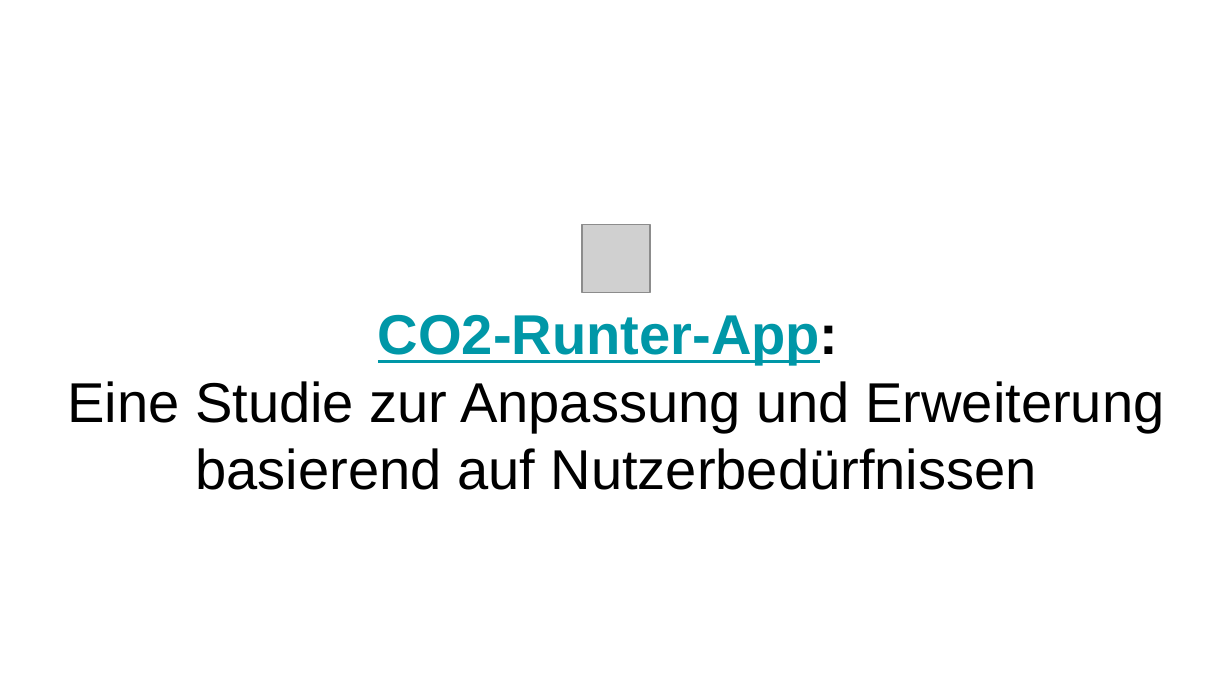
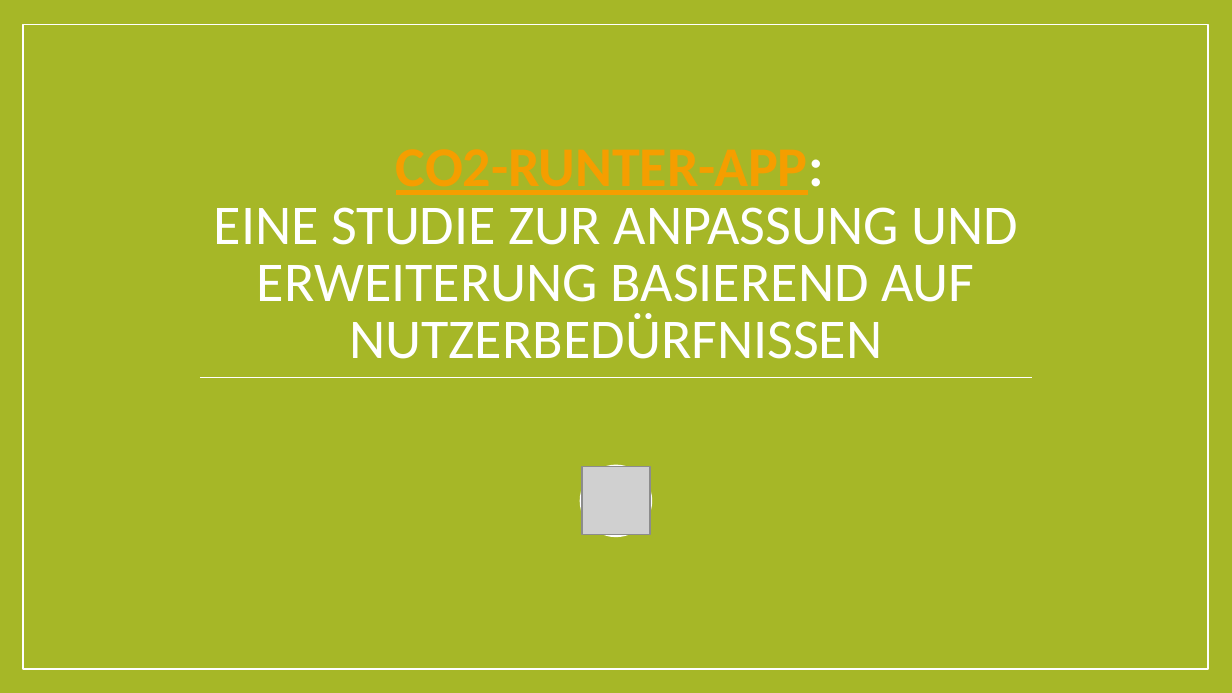
Before and after one commit to BeierKevin/Studienarbeit, a slide deck: slide 1 of release/CO2runter.pptx. Drawn at 1232x693 pixels with LibreOffice and Linux fonts; fonts in the diff are those of the drawing; grey boxes stand for pictures. Boxes give left, top, right and bottom in pixels: in the first picture for what was removed or moved away, otherwise in the second. Text is boxed around its words. In the diff, an @@ line names an element or a change of style, - is before the commit and + after.

Commit message:
updated presi design

```diff
--- a/release/CO2runter.pptx
+++ b/release/CO2runter.pptx
@@ background #FFFFFF to #A6B727 @@
@@ rectangle added at (x1=23, y1=25, x2=1209, y2=669), fill #A6B727, outline #FFFFFF 1 pt @@
@@ title at (x1=214, y1=149, x2=1018, y2=359): text changed; font Arial to Calibri; text colour #000000 to #FFFFFF @@
-CO2-Runter-App:
-Eine Studie zur Anpassung und Erweiterung basierend auf Nutzerbedürfnissen
+CO2-RUNTER-APP:
+EINE STUDIE ZUR ANPASSUNG UND ERWEITERUNG BASIEREND AUF NUTZERBEDÜRFNISSEN
@@ line added from (200, 377) to (1031, 377), #FFFFFF 0.79 pt @@
@@ ellipse added at (x1=580, y1=464, x2=653, y2=537), fill #FFFFFF @@
@@ picture moved from (x1=582, y1=224, x2=649, y2=292) to (x1=582, y1=467, x2=649, y2=535) @@
```
Also in this commit, not shown: 4 other slides changed, 2 slides added, 2 slides removed.
